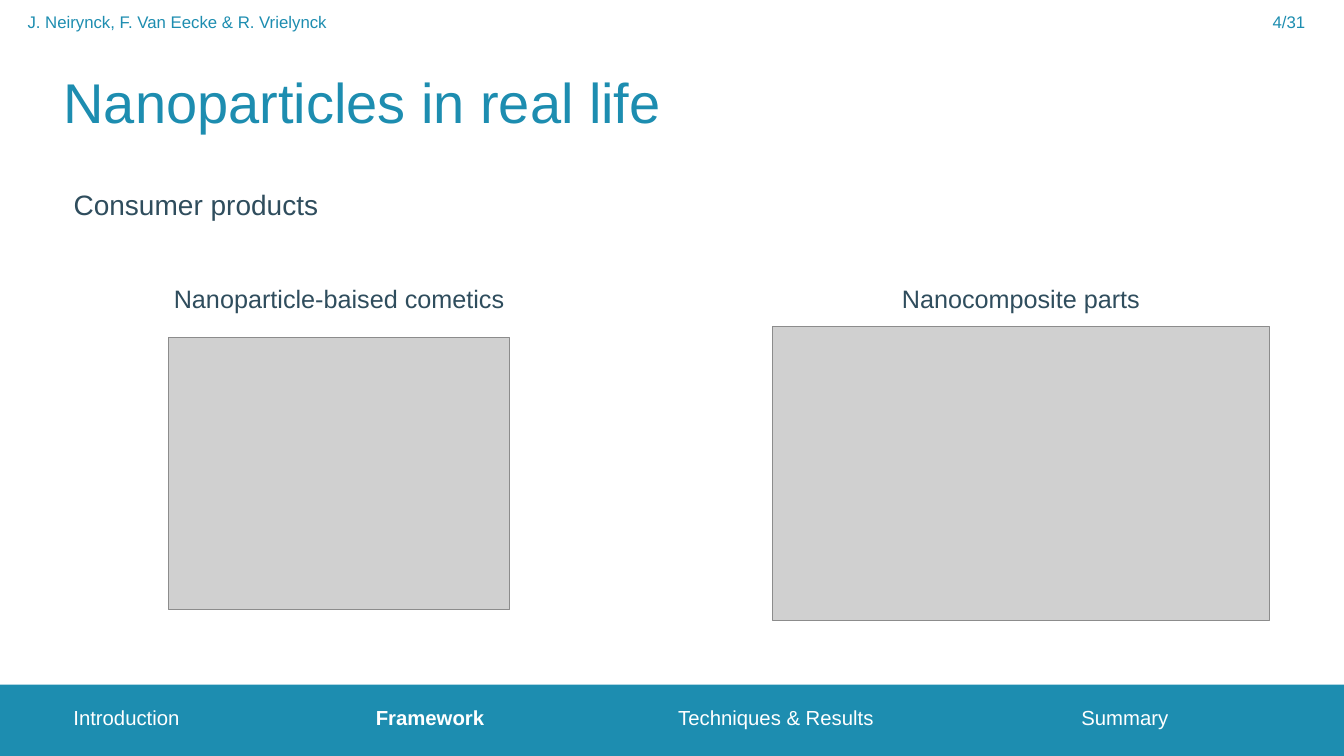
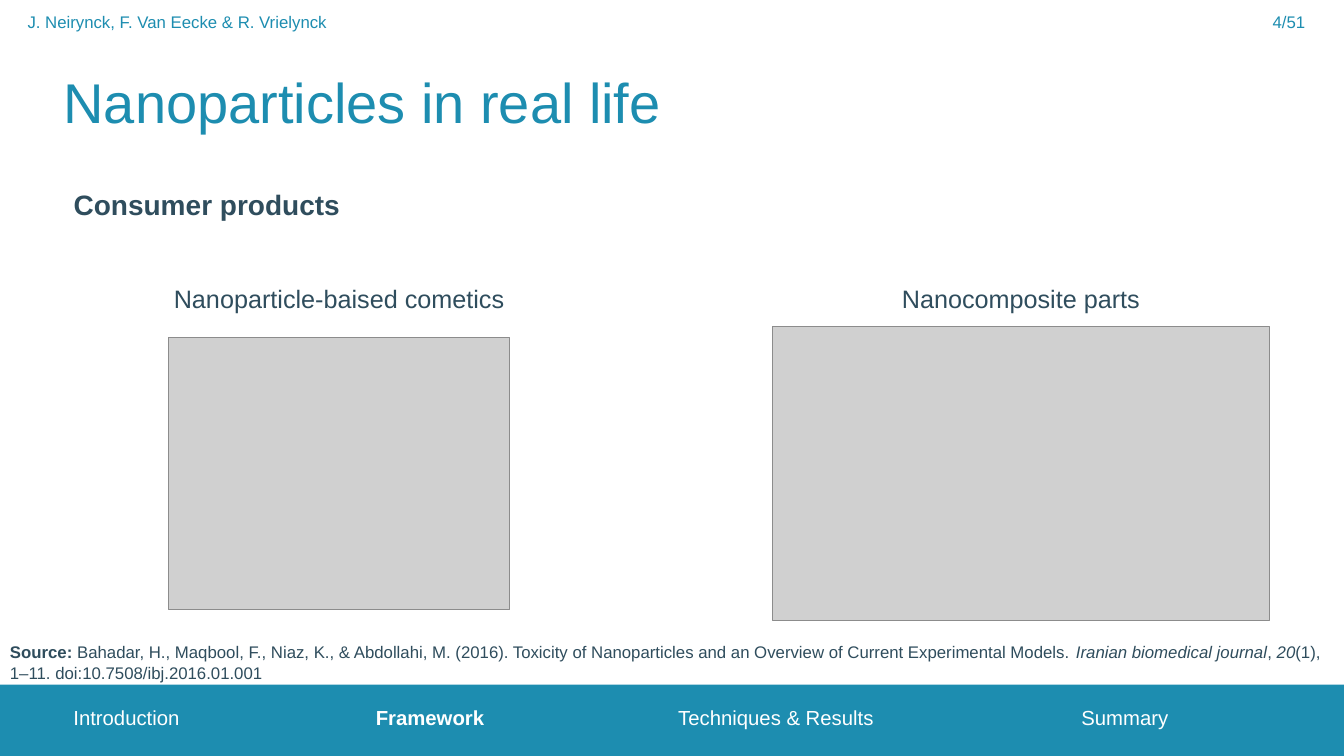
Before and after one commit to FrederikVanEecke/PresentationClusters, a slide deck: slide 4 of NanoparticleToxicity.pptx. Drawn at 1344x756 pixels with LibreOffice and Linux fonts; fonts in the diff are those of the drawing; grey boxes stand for pictures; background and template pictures are left out. Boxes give left, top, right and bottom in pixels: in the first picture for what was removed or moved away, otherwise in the second. Text is boxed around its words. In the diff, an @@ line names an element or a change of style, - is before the commit and + after.

```diff
--- a/NanoparticleToxicity.pptx
+++ b/NanoparticleToxicity.pptx
@@ page number at [1273, 16, 1306, 28]: text changed @@
-4/31
+4/51
@@ text "Consumer products" at [74, 194, 340, 220]: bold on @@
@@ text added at [10, 646, 1321, 683], 12 pt, text #2F4D5D @@
+Source: Bahadar, H., Maqbool, F., Niaz, K., & Abdollahi, M. (2016). Toxicity of Nanoparticles and an Overview of Current Experimental Models. Iranian biomedical journal, 20(1), 1–11. doi:10.7508/ibj.2016.01.001
```
Also in this commit, not shown: 21 other slides changed, 28 slides added, 2 slides removed.
